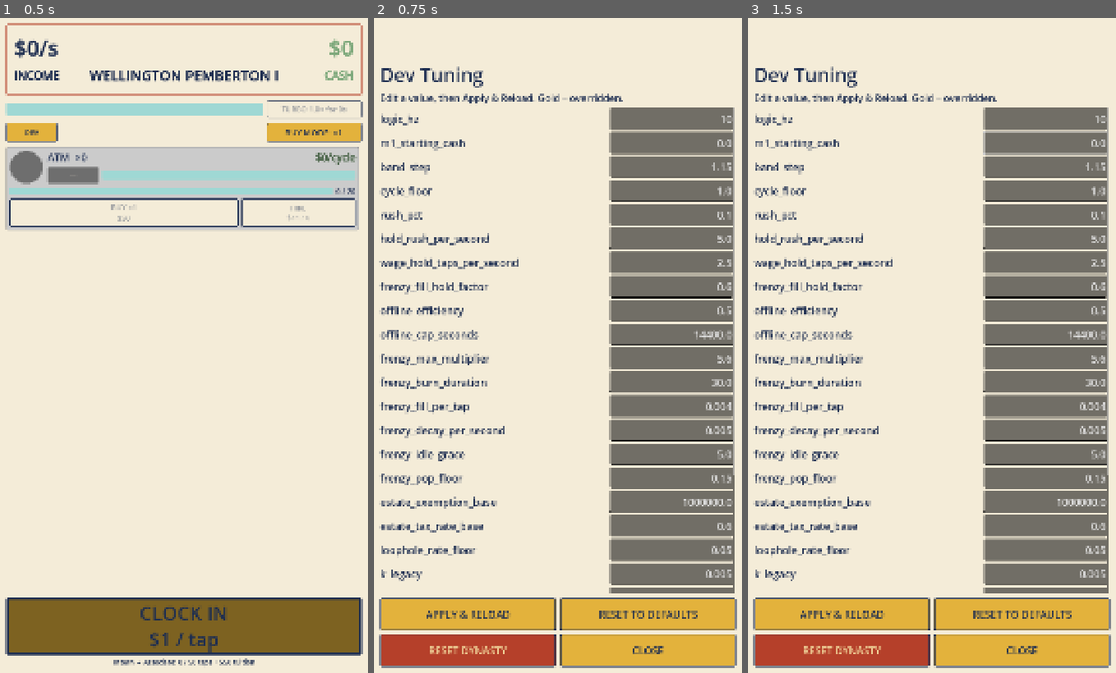
Above: before the commit, frames 1-3 (left to right).
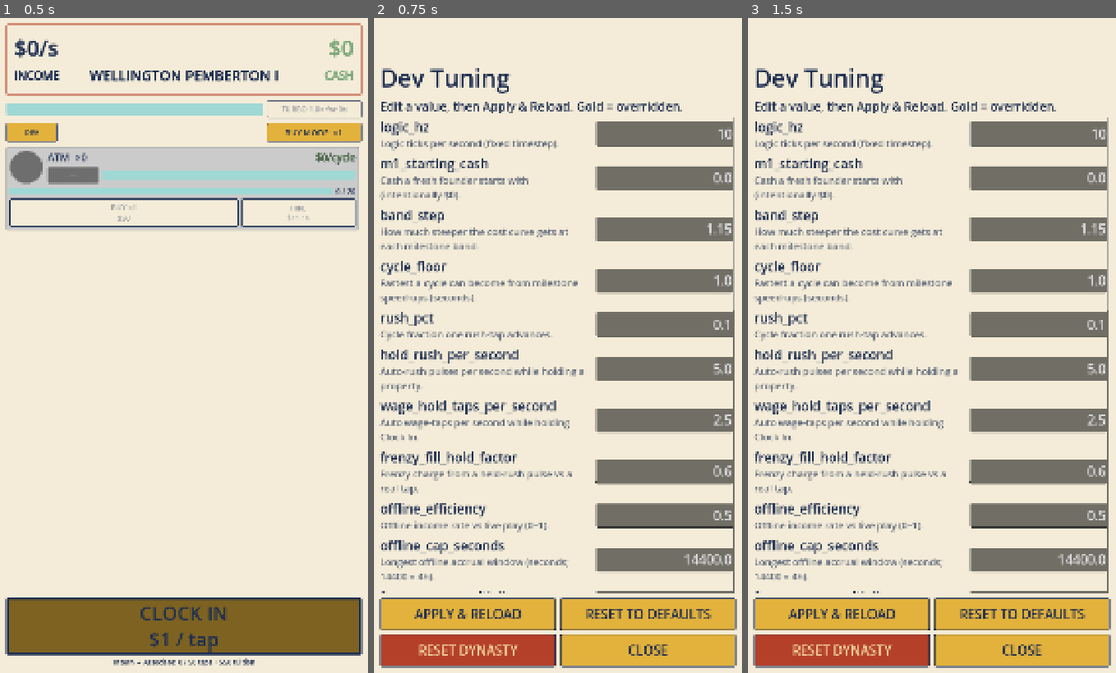
Above: after the commit, the same moments.

Repository: TimGoergen/american-tycoon
Game: Godot game, scene res://Main.tscn
The game is run twice, just before and just after one commit, with the same random seed, the same clock (stepped at 60 frames per second) and the same inputs.
Inputs:
- Up to frame 1 (0.5 s): no input
- Up to frame 2 (0.75 s): click "DEV" at 0.5 s
- Up to frame 3 (1.5 s): click "BUY MODE: ×1" at 1.25 s

Frame 1 is identical in both runs. In frame 2, 27% of the frame differs, in the area x 1-98%, y 7-98%; in frame 3, 27%.

Commit message:
Dev tuning panel: larger text + a description per constant
Per Tim's on-device read: bump every font size ~25% (title 56->70, rows 30->38,
buttons 30->38) and add a concise plain-language description beneath each
constant's name, so the panel is legible without cross-referencing TuningConfig.
Rows now stack name + description beside the value editor. Descriptions live in a
DESCRIPTIONS map keyed by constant name (all 27 covered; missing = no description).

Verified headless: boots clean; every numeric constant has a description; 27 rows.

Co-Authored-By: Claude Opus 4.8 <noreply@anthropic.com>

Diff:
--- a/game/scripts/ui/DevTuningPanel.gd
+++ b/game/scripts/ui/DevTuningPanel.gd
@@ -36,21 +36,58 @@
 signal reset_dynasty_requested
 
 
-# Large, legible type for phone reading (UI notes §1), but denser than the
-# ceremony screens since this is a long developer list, not a player moment.
-const TITLE_SIZE := 56
-const SUBTITLE_SIZE := 28
-const ROW_LABEL_SIZE := 30
-const ROW_VALUE_SIZE := 30
-const BUTTON_SIZE := 30
+# Large, legible type for phone reading (UI notes §1) — sized up 25% from the first
+# pass for on-device readability (Tim). Still denser than the ceremony screens, since
+# this is a long developer list, not a player moment.
+const TITLE_SIZE := 70
+const SUBTITLE_SIZE := 35
+const ROW_LABEL_SIZE := 38
+const ROW_DESC_SIZE := 28
+const ROW_VALUE_SIZE := 38
+const BUTTON_SIZE := 38
 
 ## Top inset (in the 1080×1920 design space) clearing the phone camera cut-out,
 ## matching the other full-screen overlays.
 const CAMERA_CUTOUT_INSET := 130
 
 ## Fixed width (px) of the value editor column, so the constant names line up.
-const VALUE_COLUMN_WIDTH := 360
-const ROW_HEIGHT := 64
+const VALUE_COLUMN_WIDTH := 400
+## Minimum height (px) of a value editor — a comfortable thumb target.
+const VALUE_HEIGHT := 72
+
+## One concise, plain-language description per tuning constant, shown beneath its
+## name so the panel is legible without cross-referencing TuningConfig.gd. Keyed by
+## the constant's exact variable name. When a new constant is added to TuningConfig,
+## add its description here too; anything missing simply shows no description.
+const DESCRIPTIONS := {
+	"logic_hz": "Logic ticks per second (fixed timestep).",
+	"m1_starting_cash": "Cash a fresh founder starts with (intentionally $0).",
+	"band_step": "How much steeper the cost curve gets at each milestone band.",
+	"cycle_floor": "Fastest a cycle can become from milestone speed-ups (seconds).",
+	"rush_pct": "Cycle fraction one rush-tap advances.",
+	"hold_rush_per_second": "Auto-rush pulses per second while holding a property.",
+	"wage_hold_taps_per_second": "Auto wage-taps per second while holding Clock In.",
+	"frenzy_fill_hold_factor": "Frenzy charge from a held-rush pulse vs a real tap.",
+	"offline_efficiency": "Offline income rate vs live play (0–1).",
+	"offline_cap_seconds": "Longest offline accrual window (seconds; 14400 = 4h).",
+	"frenzy_max_multiplier": "Peak income multiplier during a frenzy burn.",
+	"frenzy_burn_duration": "How long a full frenzy burn lasts (seconds).",
+	"frenzy_fill_per_tap": "Meter fill added per tap (fraction of the full bar).",
+	"frenzy_decay_per_second": "Meter decay per idle second (fraction of full bar).",
+	"frenzy_idle_grace": "Idle seconds before the meter begins to decay.",
+	"frenzy_pop_floor": "Minimum charge needed to trigger a frenzy.",
+	"estate_exemption_base": "Estate-tax-free amount at death ($).",
+	"estate_tax_rate_base": "Estate tax rate before loopholes (0–1).",
+	"loophole_rate_floor": "Lowest the estate tax can fall via loopholes.",
+	"k_legacy": "Legacy payout scale: legacy = K × estate_net ^ alpha.",
+	"alpha_legacy": "Legacy curve exponent (0.5 = square-root compression).",
+	"crash_multiplier": "Income multiplier during a Market Crash event.",
+	"crash_duration_minutes": "Market Crash length (active minutes).",
+	"audit_settle_rate": "Audit settlement cost as a fraction of net worth.",
+	"audit_threshold": "Legislative Assets needed to void an audit.",
+	"earth_economy_target": "Total money on Earth; capture it to win ($).",
+	"autosave_cadence": "Seconds between autosaves.",
+}
 
 
 # One LineEdit per constant, keyed by constant name, read back on Apply.
@@ -117,7 +154,7 @@
 	column.add_child(scroll)
 
 	_list = VBoxContainer.new()
-	_list.add_theme_constant_override("separation", 6)
+	_list.add_theme_constant_override("separation", 14)
 	_list.size_flags_horizontal = Control.SIZE_EXPAND_FILL
 	scroll.add_child(_list)
 
@@ -192,9 +229,9 @@
 	visible = true
 
 
-## One constant row: name on the left, an editable value on the right. A row whose
-## current value differs from the baked default is tinted gold and marked, so an
-## active override is obvious at a glance.
+## One constant row: the name and a concise description stacked on the left, an
+## editable value on the right. A row whose current value differs from the baked
+## default is tinted gold and marked, so an active override is obvious at a glance.
 func _add_constant_row(name: String, type: int, current_value: Variant, baked_value: Variant) -> void:
 	_types[name] = type
 	_baked[name] = baked_value
@@ -202,22 +239,38 @@
 
 	var row := HBoxContainer.new()
 	row.add_theme_constant_override("separation", 12)
-	row.custom_minimum_size = Vector2(0, ROW_HEIGHT)
 	_list.add_child(row)
+
+	# Name (top) + description (beneath) share the left column; the editor sits to
+	# their right, vertically centered against the stacked text.
+	var text_column := VBoxContainer.new()
+	text_column.add_theme_constant_override("separation", 2)
+	text_column.size_flags_horizontal = Control.SIZE_EXPAND_FILL
+	text_column.size_flags_vertical = Control.SIZE_SHRINK_CENTER
+	row.add_child(text_column)
 
 	var label := Label.new()
 	label.text = ("● " if is_overridden else "") + name
-	label.size_flags_horizontal = Control.SIZE_EXPAND_FILL
-	label.vertical_alignment = VERTICAL_ALIGNMENT_CENTER
 	label.add_theme_color_override(
 		"font_color", UiPalette.MUSTARD_GOLD if is_overridden else UiPalette.NAVY)
 	label.add_theme_font_size_override("font_size", ROW_LABEL_SIZE)
-	row.add_child(label)
+	text_column.add_child(label)
+
+	var description: String = DESCRIPTIONS.get(name, "")
+	if description != "":
+		var desc_label := Label.new()
+		desc_label.text = description
+		desc_label.autowrap_mode = TextServer.AUTOWRAP_WORD_SMART
+		# Muted navy so the description reads as secondary to the constant's name.
+		desc_label.add_theme_color_override("font_color", Color(UiPalette.NAVY, 0.7))
+		desc_label.add_theme_font_size_override("font_size", ROW_DESC_SIZE)
+		text_column.add_child(desc_label)
 
 	var edit := LineEdit.new()
 	edit.text = _format_value(current_value)
-	edit.custom_minimum_size = Vector2(VALUE_COLUMN_WIDTH, ROW_HEIGHT)
+	edit.custom_minimum_size = Vector2(VALUE_COLUMN_WIDTH, VALUE_HEIGHT)
 	edit.alignment = HORIZONTAL_ALIGNMENT_RIGHT
+	edit.size_flags_vertical = Control.SIZE_SHRINK_CENTER
 	edit.add_theme_font_size_override("font_size", ROW_VALUE_SIZE)
 	# Decimal numeric keypad on the phone — every tuning constant is a number.
 	edit.virtual_keyboard_type = LineEdit.KEYBOARD_TYPE_NUMBER_DECIMAL
